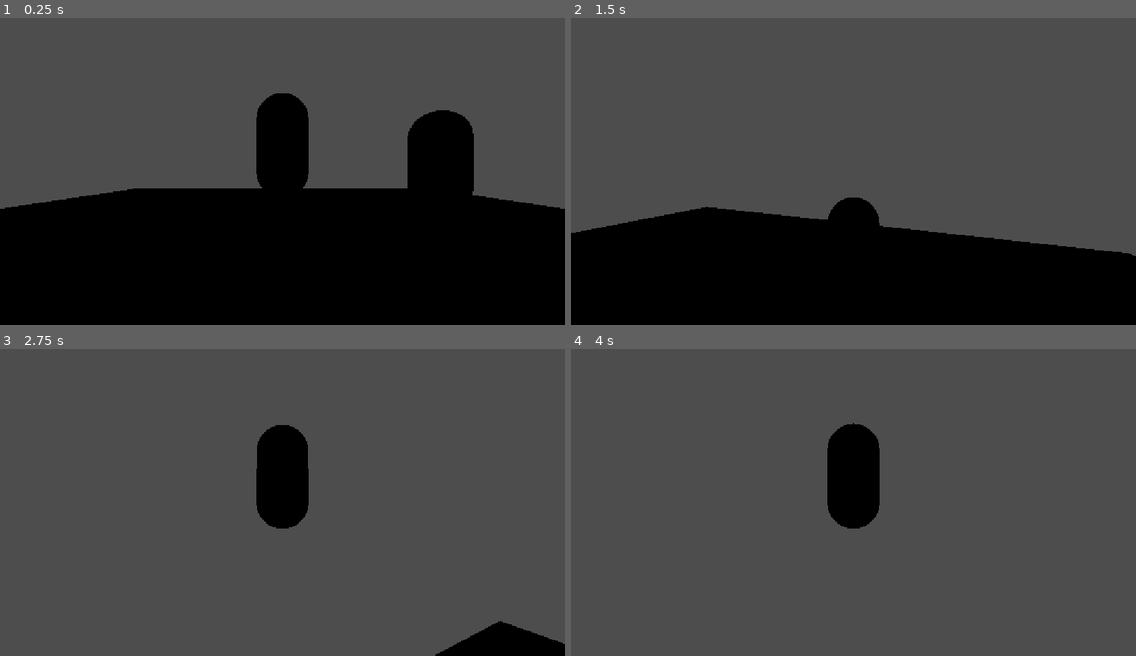
Above: before the commit, frames 1-4 (two rows, left to right).
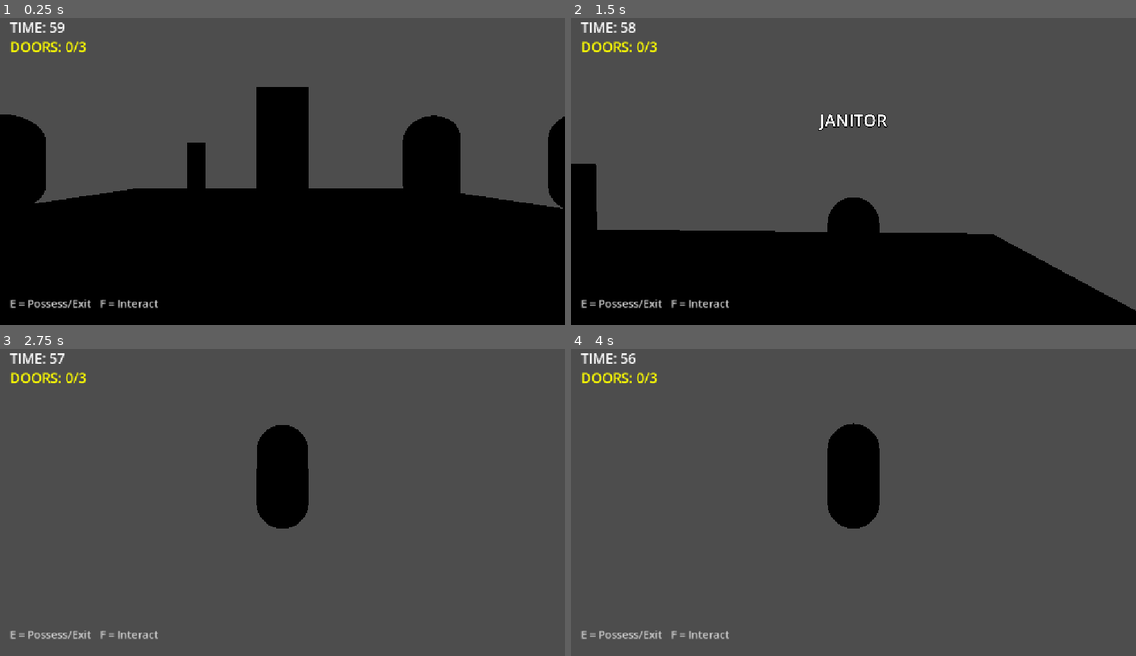
Above: after the commit, the same moments.

Repository: GhostShiftDev/ghost-shift
Game: Godot game, scene res://main.tscn
The game is run twice, just before and just after one commit, with the same random seed, the same clock (stepped at 60 frames per second) and the same inputs.
Inputs (mouse positions are in pixels of both pictures, inside the frame that each line leads up to):
- Up to frame 1 (0.25 s): no input
- Up to frame 2 (1.5 s): tap Enter (ui_accept) at 0.5, 0.77 s; move the mouse to (881, 165) at 0.52 s; hold W (move_forward) from 0.53 s (still down); tap E at 0.6 s; tap F at 0.8, 1.35 s; move the mouse to (825, 168) at 1.27 s
- Up to frame 3 (2.75 s): keep holding W (move_forward); tap Enter (ui_accept) at 1.52 s; tap E at 1.55, 2.1 s; move the mouse to (293, 493) at 2.02 s; tap F at 2.3 s
- Up to frame 4 (4 s): keep holding W (move_forward); move the mouse to (847, 502) at 2.77 s; tap F at 2.85, 3.8 s; tap Enter (ui_accept) at 3.02, 3.5, 3.77 s; tap E at 3.05, 3.6 s; move the mouse to (893, 502) at 3.52 s

The runs differ from the first frame. In frame 1, 5.6% of the frame differs, in the area x 0-100%, y 1-95%; in frame 2, 6.5%, in the area x 0-100%, y 1-96%; in frame 3, 2.3%; in frame 4, 0.8%.

Commit message:
random roles + NPC patrol + wrong door feedback

Diff:
--- /dev/null
+++ b/ghost-shift/door.gd
@@ -0,0 +1,66 @@
+extends StaticBody3D
+
+@export var required_role: String = "guard"
+var is_open = false
+var is_playing_feedback = false
+
+@onready var mesh = $MeshInstance3D
+@onready var wrong_label = $WrongLabel
+
+func _ready():
+	# Make sure wrong label starts hidden
+	wrong_label.visible = false
+
+func try_open(role: String):
+	if is_open:
+		return
+	if is_playing_feedback:
+		return
+
+	if role == required_role:
+		_open_door()
+	else:
+		_wrong_role_feedback()
+
+func _open_door():
+	is_open = true
+	# Flash green briefly then slide door up
+	var mat = StandardMaterial3D.new()
+	mat.albedo_color = Color(0.0, 1.0, 0.3)
+	mesh.set_surface_override_material(0, mat)
+
+	var tween = create_tween()
+	tween.tween_property(self, "position:y", position.y + 4.0, 0.6)
+
+	# Tell the HUD
+	var hud = get_tree().get_first_node_in_group("hud")
+	if hud:
+		hud.door_opened()
+
+func _wrong_role_feedback():
+	is_playing_feedback = true
+
+	# Flash red
+	var original_mat = StandardMaterial3D.new()
+	original_mat.albedo_color = Color(0.8, 0.8, 0.8)
+
+	var red_mat = StandardMaterial3D.new()
+	red_mat.albedo_color = Color(1.0, 0.0, 0.0)
+
+	mesh.set_surface_override_material(0, red_mat)
+
+	# Show "WRONG ROLE!" label above door
+	wrong_label.visible = true
+
+	# Shake door left/right for comedic effect
+	var shake_tween = create_tween()
+	shake_tween.tween_property(self, "position:x", position.x + 0.15, 0.05)
+	shake_tween.tween_property(self, "position:x", position.x - 0.15, 0.05)
+	shake_tween.tween_property(self, "position:x", position.x + 0.15, 0.05)
+	shake_tween.tween_property(self, "position:x", position.x, 0.05)
+
+	# Reset after 0.8 seconds
+	await get_tree().create_timer(0.8).timeout
+	mesh.set_surface_override_material(0, original_mat)
+	wrong_label.visible = false
+	is_playing_feedback = false
--- /dev/null
+++ b/ghost-shift/door.tscn
@@ -0,0 +1,37 @@
+[gd_scene format=3 uid="uid://ea2o2vepdfrh"]
+
+[ext_resource type="Script" uid="uid://ehd41rncdw3" path="res://door.gd" id="1_ba8gm"]
+
+[sub_resource type="BoxShape3D" id="BoxShape3D_1vivr"]
+
+[sub_resource type="BoxMesh" id="BoxMesh_1vivr"]
+
+[sub_resource type="BoxShape3D" id="BoxShape3D_8vrlf"]
+
+[node name="Door" type="StaticBody3D" unique_id=246265030]
+script = ExtResource("1_ba8gm")
+
+[node name="CollisionShape3D" type="CollisionShape3D" parent="." unique_id=186621744]
+transform = Transform3D(1, 0, 0, 0, 3, 0, 0, 0, 0.2, 0, 0, 0)
+shape = SubResource("BoxShape3D_1vivr")
+
+[node name="MeshInstance3D" type="MeshInstance3D" parent="." unique_id=485830766]
+transform = Transform3D(1, 0, 0, 0, 3, 0, 0, 0, 0.2, 0, 0, 0)
+mesh = SubResource("BoxMesh_1vivr")
+
+[node name="InteractZone" type="Area3D" parent="." unique_id=239238589]
+
+[node name="CollisionShape3D" type="CollisionShape3D" parent="InteractZone" unique_id=1376499533]
+transform = Transform3D(2, 0, 0, 0, 3, 0, 0, 0, 2, 0, 0, 0)
+shape = SubResource("BoxShape3D_8vrlf")
+
+[node name="WrongLabel" type="Label3D" parent="." unique_id=1204371103]
+transform = Transform3D(1, 0, 0, 0, 1, 0, 0, 0, 1, 0, 2, 0)
+visible = false
+billboard = 1
+modulate = Color(0.99971837, 0.1257016, 0.08741238, 1)
+text = "WRONG ROLE!"
+font_size = 64
+
+[connection signal="body_entered" from="InteractZone" to="." method="_on_interact_zone_body_entered"]
+[connection signal="body_exited" from="InteractZone" to="." method="_on_interact_zone_body_exited"]
--- /dev/null
+++ b/ghost-shift/game_manager.gd
@@ -0,0 +1,27 @@
+extends Node
+
+# All available roles — one per door you have in the level
+var all_roles = ["guard", "janitor", "executive"]
+
+func _ready():
+	# Wait one frame so all NPCs are fully initialized
+	await get_tree().process_frame
+	_assign_random_roles()
+
+func _assign_random_roles():
+	# Get every NPC in the scene
+	var npcs = get_tree().get_nodes_in_group("npc")
+
+	if npcs.size() == 0:
+		print("GameManager: no NPCs found — did you add them to the 'npc' group?")
+		return
+
+	# Shuffle roles so they are different every round
+	var roles = all_roles.duplicate()
+	roles.shuffle()
+
+	# Assign one role per NPC — cycle through roles if more NPCs than roles
+	for i in range(npcs.size()):
+		var role = roles[i % roles.size()]
+		npcs[i].set_role(role)
+		print("GameManager: assigned '", role, "' to ", npcs[i].name)
--- /dev/null
+++ b/ghost-shift/hud.gd
@@ -0,0 +1,93 @@
+extends CanvasLayer
+
+var time_left = 60.0
+var doors_opened = 0
+var total_doors = 3
+var game_over = false
+
+# UI nodes — built in code so anchors are always correct
+var timer_label: Label
+var doors_label: Label
+var result_label: Label
+
+func _ready():
+	add_to_group("hud")
+	_build_ui()
+
+func _build_ui():
+	# Root control that fills the whole screen
+	var root = Control.new()
+	root.set_anchors_preset(Control.PRESET_FULL_RECT)
+	root.mouse_filter = Control.MOUSE_FILTER_IGNORE
+	add_child(root)
+
+	# Timer label — top left
+	timer_label = Label.new()
+	timer_label.set_anchors_preset(Control.PRESET_TOP_LEFT)
+	timer_label.position = Vector2(20, 20)
+	timer_label.add_theme_font_size_override("font_size", 28)
+	timer_label.add_theme_color_override("font_color", Color.WHITE)
+	timer_label.text = "TIME: 60"
+	root.add_child(timer_label)
+
+	# Doors label — top left below timer
+	doors_label = Label.new()
+	doors_label.set_anchors_preset(Control.PRESET_TOP_LEFT)
+	doors_label.position = Vector2(20, 60)
+	doors_label.add_theme_font_size_override("font_size", 28)
+	doors_label.add_theme_color_override("font_color", Color.YELLOW)
+	doors_label.text = "DOORS: 0/3"
+	root.add_child(doors_label)
+
+	# Role hint label — bottom left, shows what role you currently are
+	var hint_label = Label.new()
+	hint_label.name = "HintLabel"
+	hint_label.set_anchors_preset(Control.PRESET_BOTTOM_LEFT)
+	hint_label.position = Vector2(20, -60)
+	hint_label.add_theme_font_size_override("font_size", 22)
+	hint_label.add_theme_color_override("font_color", Color(0.8, 0.8, 0.8))
+	hint_label.text = "E = Possess/Exit   F = Interact"
+	root.add_child(hint_label)
+
+	# Result label — center screen, hidden until game ends
+	result_label = Label.new()
+	result_label.set_anchors_preset(Control.PRESET_CENTER)
+	result_label.add_theme_font_size_override("font_size", 48)
+	result_label.add_theme_color_override("font_color", Color.WHITE)
+	result_label.horizontal_alignment = HORIZONTAL_ALIGNMENT_CENTER
+	result_label.visible = false
+	result_label.text = ""
+	root.add_child(result_label)
+
+func _process(delta):
+	if game_over:
+		return
+	time_left -= delta
+	var seconds = max(0, int(time_left))
+	timer_label.text = "TIME: " + str(seconds)
+	doors_label.text = "DOORS: " + str(doors_opened) + "/" + str(total_doors)
+
+	# Flash timer red when under 10 seconds
+	if time_left <= 10:
+		timer_label.add_theme_color_override("font_color", Color.RED)
+
+	if time_left <= 0:
+		_end_game(false)
+
+func door_opened():
+	doors_opened += 1
+	doors_label.text = "DOORS: " + str(doors_opened) + "/" + str(total_doors)
+	if doors_opened >= total_doors:
+		_end_game(true)
+
+func _end_game(won: bool):
+	game_over = true
+	result_label.visible = true
+	if won:
+		result_label.text = "HEIST COMPLETE!"
+		result_label.add_theme_color_override("font_color", Color.GREEN)
+	else:
+		result_label.text = "HEIST FAILED!"
+		result_label.add_theme_color_override("font_color", Color.RED)
+	await get_tree().create_timer(3.0).timeout
+	get_tree().reload_current_scene()
--- /dev/null
+++ b/ghost-shift/hud.tscn
@@ -0,0 +1,6 @@
+[gd_scene format=3 uid="uid://dfhecil0j68bw"]
+
+[ext_resource type="Script" uid="uid://crkgv66ygdt8m" path="res://hud.gd" id="1_37p78"]
+
+[node name="HUD" type="CanvasLayer" unique_id=1392846226]
+script = ExtResource("1_37p78")
--- a/ghost-shift/main.tscn
+++ b/ghost-shift/main.tscn
@@ -2,6 +2,9 @@
 
 [ext_resource type="Script" uid="uid://cphu2jdlo0nxl" path="res://ghost.gd" id="1_ig7tw"]
 [ext_resource type="PackedScene" uid="uid://dsogayerus54n" path="res://npc.tscn" id="2_0xm2m"]
+[ext_resource type="PackedScene" uid="uid://ea2o2vepdfrh" path="res://door.tscn" id="3_1bvp3"]
+[ext_resource type="PackedScene" uid="uid://dfhecil0j68bw" path="res://hud.tscn" id="4_lquwl"]
+[ext_resource type="Script" uid="uid://bmhv20l24wn64" path="res://game_manager.gd" id="5_lquwl"]
 
 [sub_resource type="BoxShape3D" id="BoxShape3D_1vivr"]
 
@@ -49,8 +52,30 @@
 [node name="CollisionShape3D" type="CollisionShape3D" parent="Ghost/DetectionZone" unique_id=1491088401]
 shape = SubResource("SphereShape3D_8vrlf")
 
-[node name="NPC" parent="." unique_id=239882 instance=ExtResource("2_0xm2m")]
+[node name="NPC" parent="." unique_id=239882 groups=["npc"] instance=ExtResource("2_0xm2m")]
 transform = Transform3D(1, 0, 0, 0, 1, 0, 0, 0, 1, 3, 2, 0)
+
+[node name="NPC2" parent="." unique_id=220140542 groups=["npc"] instance=ExtResource("2_0xm2m")]
+transform = Transform3D(1, 0, 0, 0, 1, 0, 0, 0, 1, 6, 2, 0)
+
+[node name="NPC3" parent="." unique_id=1775672518 groups=["npc"] instance=ExtResource("2_0xm2m")]
+transform = Transform3D(1, 0, 0, 0, 1, 0, 0, 0, 1, -6, 2, 0)
+
+[node name="Door" parent="." unique_id=246265030 instance=ExtResource("3_1bvp3")]
+transform = Transform3D(1, 0, 0, 0, 1, 0, 0, 0, 1, 0, 1.6, 0)
+
+[node name="Door2" parent="." unique_id=1849659637 instance=ExtResource("3_1bvp3")]
+transform = Transform3D(1, 0, 0, 0, 1, 0, 0, 0, 1, 3, 1.5, 5)
+required_role = "janitor"
+
+[node name="Door3" parent="." unique_id=1704223159 instance=ExtResource("3_1bvp3")]
+transform = Transform3D(1, 0, 0, 0, 1, 0, 0, 0, 1, -5, 1.5, -8)
+required_role = "executive"
+
+[node name="HUD" parent="." unique_id=1392846226 instance=ExtResource("4_lquwl")]
+
+[node name="GameManager" type="Node3D" parent="." unique_id=245734023]
+script = ExtResource("5_lquwl")
 
 [connection signal="body_entered" from="Ghost/DetectionZone" to="Ghost" method="_on_detection_zone_body_entered"]
 [connection signal="body_exited" from="Ghost/DetectionZone" to="Ghost" method="_on_detection_zone_body_exited"]
--- a/ghost-shift/npc.gd
+++ b/ghost-shift/npc.gd
@@ -3,6 +3,10 @@
 const SPEED = 5.0
 const JUMP_VELOCITY = 4.5
 const MOUSE_SENSITIVITY = 0.003
+const PATROL_SPEED = 1.8
+const PATROL_WAIT_TIME = 2.0
+const PATROL_RANGE = 6.0
+
 var gravity = ProjectSettings.get_setting("physics/3d/default_gravity")
 
 var is_possessed = false
@@ -11,12 +15,51 @@
 var ragdoll_velocity = Vector3.ZERO
 var ragdoll_timer = 0.0
 
+# Role — set by GameManager at start
+var role: String = "guard"
+
+# Patrol state
+var patrol_target: Vector3 = Vector3.ZERO
+var patrol_wait_timer: float = 0.0
+var is_waiting: bool = false
+var patrol_origin: Vector3 = Vector3.ZERO
+
+# Nearby door for interaction
+var nearby_door = null
+
 @onready var camera_pivot = $CameraPivot
 @onready var camera = $CameraPivot/Camera3D
 @onready var mesh = $MeshInstance3D
+@onready var role_label = $RoleLabel
 
 func _ready():
 	camera.current = false
+	role_label.visible = false
+	# Remember where we started for patrol range
+	patrol_origin = global_position
+	# Pick first patrol target immediately
+	_pick_new_patrol_target()
+
+func set_role(new_role: String):
+	role = new_role
+	role_label.text = role.to_upper()
+	# Color-code the NPC mesh by role so they look different
+	var mat = StandardMaterial3D.new()
+	match role:
+		"guard":
+			mat.albedo_color = Color(0.2, 0.4, 1.0)    # Blue
+		"janitor":
+			mat.albedo_color = Color(1.0, 0.8, 0.1)    # Yellow
+		"executive":
+			mat.albedo_color = Color(0.5, 0.1, 0.8)    # Purple
+	mesh.set_surface_override_material(0, mat)
+
+func _pick_new_patrol_target():
+	# Random point within PATROL_RANGE of starting position
+	var rand_x = randf_range(-PATROL_RANGE, PATROL_RANGE)
+	var rand_z = randf_range(-PATROL_RANGE, PATROL_RANGE)
+	patrol_target = patrol_origin + Vector3(rand_x, 0, rand_z)
+	is_waiting = false
 
 func possess(ghost):
 	is_possessed = true
@@ -24,25 +67,24 @@
 	ragdoll_timer = 0.0
 	controlling_ghost = ghost
 	camera.current = true
-	# Reset upright when re-possessed
 	mesh.rotation.z = 0.0
 	mesh.rotation.x = 0.0
+	role_label.visible = true
 	Input.set_mouse_mode(Input.MOUSE_MODE_CAPTURED)
 
 func unpossess():
 	is_possessed = false
 	camera.current = false
 	controlling_ghost = null
+	role_label.visible = false
 	_start_ragdoll()
 
 func _start_ragdoll():
 	is_ragdoll = true
 	ragdoll_timer = 0.0
-	# Strong random launch velocity — this is what makes it fly sideways
 	var rand_x = randf_range(-6.0, 6.0)
 	var rand_z = randf_range(-6.0, 6.0)
 	ragdoll_velocity = Vector3(rand_x, 3.0, rand_z)
-	# Tilt the MESH only (not the whole body) so physics still works
 	var tween = create_tween()
 	tween.tween_property(mesh, "rotation:z", deg_to_rad(90), 0.3)
 
@@ -54,25 +96,24 @@
 		camera_pivot.rotate_x(-event.relative.y * MOUSE_SENSITIVITY)
 		camera_pivot.rotation.x = clamp(
 			camera_pivot.rotation.x,
-			deg_to_rad(-80),
-			deg_to_rad(80)
+			deg_to_rad(-80), deg_to_rad(80)
 		)
-	if event is InputEventKey and event.pressed and event.keycode == KEY_E:
-		if controlling_ghost:
-			controlling_ghost.exit_npc(self)
+	if event is InputEventKey and event.pressed:
+		if event.keycode == KEY_E:
+			if controlling_ghost:
+				controlling_ghost.exit_npc(self)
+		if event.keycode == KEY_F:
+			if nearby_door:
+				nearby_door.try_open(role)
 
 func _physics_process(delta):
 	if is_ragdoll:
 		ragdoll_timer += delta
-		# Apply gravity to ragdoll
 		ragdoll_velocity.y -= gravity * delta
-		# Friction only kicks in after it hits the floor, slowly
 		if is_on_floor():
 			ragdoll_velocity.y = 0.0
-			# Slow horizontal slide gradually — feels like sliding body
 			ragdoll_velocity.x = move_toward(ragdoll_velocity.x, 0.0, 2.5 * delta)
 			ragdoll_velocity.z = move_toward(ragdoll_velocity.z, 0.0, 2.5 * delta)
-			# Tip the mesh more once it hits ground
 			if ragdoll_timer < 0.1:
 				var tween = create_tween()
 				tween.tween_property(mesh, "rotation:z", deg_to_rad(90), 0.2)
@@ -80,14 +121,46 @@
 		move_and_slide()
 		return
 
-	if not is_possessed:
-		if not is_on_floor():
-			velocity.y -= gravity * delta
-		else:
-			velocity.y = 0
-		move_and_slide()
+	if is_possessed:
+		_possessed_movement(delta)
 		return
 
+	# --- PATROL (not possessed, not ragdolling) ---
+	_patrol_movement(delta)
+
+func _patrol_movement(delta):
+	# Apply gravity
+	if not is_on_floor():
+		velocity.y -= gravity * delta
+	else:
+		velocity.y = 0.0
+
+	if is_waiting:
+		patrol_wait_timer -= delta
+		velocity.x = move_toward(velocity.x, 0.0, PATROL_SPEED)
+		velocity.z = move_toward(velocity.z, 0.0, PATROL_SPEED)
+		if patrol_wait_timer <= 0.0:
+			_pick_new_patrol_target()
+	else:
+		var target_flat = Vector3(patrol_target.x, global_position.y, patrol_target.z)
+		var dir = (target_flat - global_position)
+		var dist = dir.length()
+
+		if dist < 0.5:
+			# Reached target — wait before picking next
+			is_waiting = true
+			patrol_wait_timer = PATROL_WAIT_TIME
+		else:
+			dir = dir.normalized()
+			velocity.x = dir.x * PATROL_SPEED
+			velocity.z = dir.z * PATROL_SPEED
+			# Face direction of movement smoothly
+			var look_target = global_position + Vector3(dir.x, 0, dir.z)
+			look_at(look_target, Vector3.UP)
+
+	move_and_slide()
+
+func _possessed_movement(delta):
 	if not is_on_floor():
 		velocity.y -= gravity * delta
 
@@ -109,3 +182,6 @@
 		velocity.z = move_toward(velocity.z, 0, SPEED)
 
 	move_and_slide()
+
+func set_nearby_door(door):
+	nearby_door = door
--- a/ghost-shift/npc.tscn
+++ b/ghost-shift/npc.tscn
@@ -33,5 +33,11 @@
 [node name="CollisionShape3D" type="CollisionShape3D" parent="PossessZone" unique_id=207434065]
 shape = SubResource("SphereShape3D_1vivr")
 
+[node name="RoleLabel" type="Label3D" parent="." unique_id=1680498921]
+transform = Transform3D(1, 0, 0, 0, 1, 0, 0, 0, 1, 0, 2.5, 0)
+billboard = 1
+text = "GUARD"
+font_size = 64
+
 [connection signal="body_entered" from="PossessZone" to="." method="_on_possess_zone_body_entered"]
 [connection signal="body_exited" from="PossessZone" to="." method="_on_possess_zone_body_exited"]
--- a/ghost-shift/project.godot
+++ b/ghost-shift/project.godot
@@ -47,6 +47,11 @@
 "events": [Object(InputEventKey,"resource_local_to_scene":false,"resource_name":"","device":-1,"window_id":0,"alt_press …(195 unchanged characters)…
 ]
 }
+"interact "={
+"deadzone": 0.2,
+"events": [Object(InputEventKey,"resource_local_to_scene":false,"resource_name":"","device":-1,"window_id":0,"alt_pressed":false,"shift_pressed":false,"ctrl_pressed":false,"meta_pressed":false,"pressed":false,"keycode":0,"physical_keycode":70,"key_label":0,"unicode":102,"location":0,"echo":false,"script":null)
+]
+}
 
 [physics]
 
Not shown, added: ghost-shift/door.gd.uid
Not shown, added: ghost-shift/game_manager.gd.uid
Not shown, added: ghost-shift/hud.gd.uid
